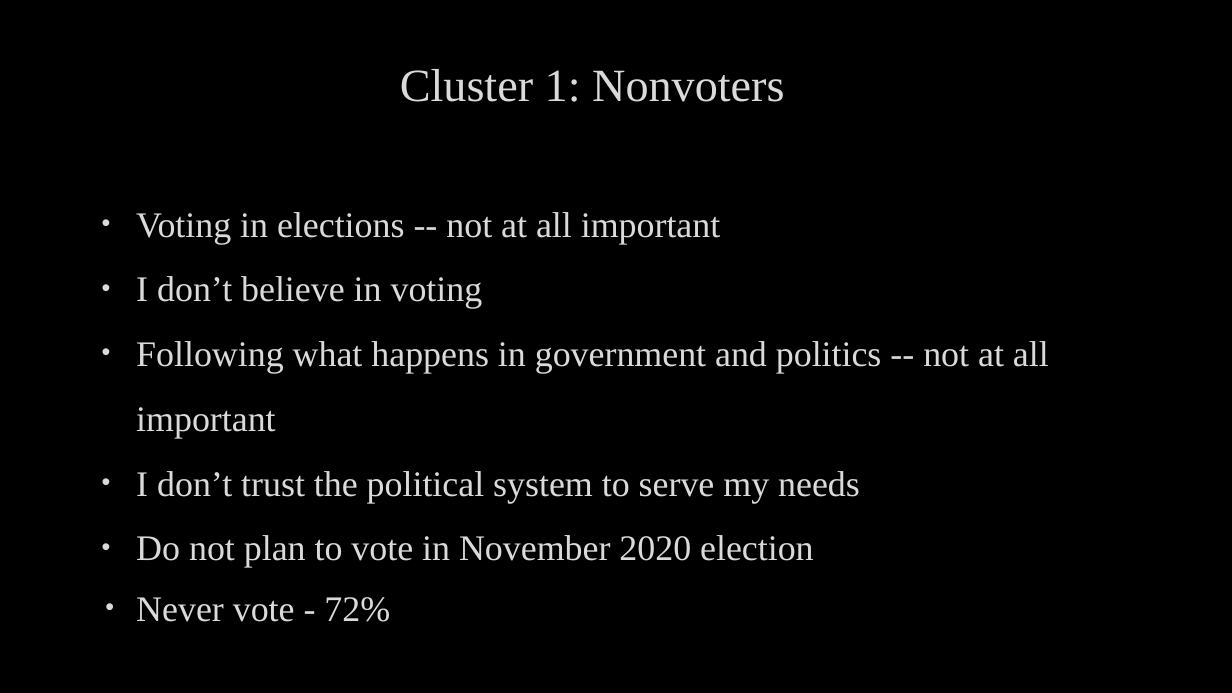
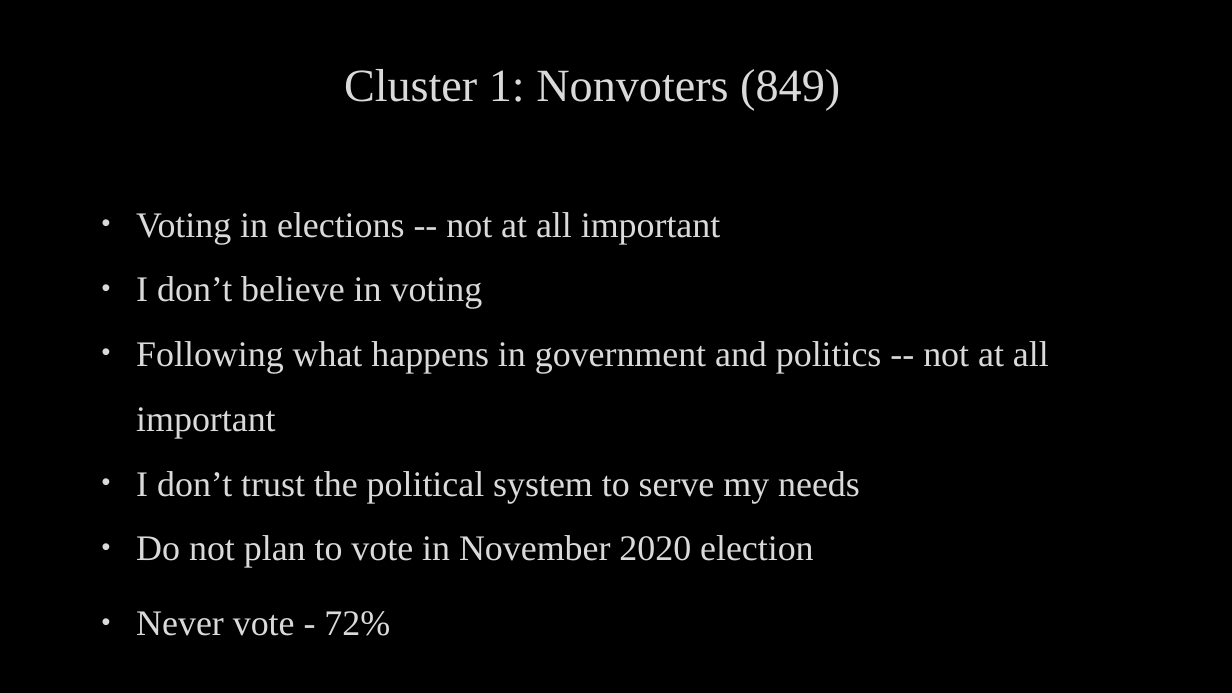
Before and after one commit to drewb8419/nonvoters, a slide deck: slide 14 of Final_Report/Capstone_nonvoters_presentation.pptx (slide 10 before the commit). Drawn at 1232x693 pixels with LibreOffice and Linux fonts; fonts in the diff are those of the drawing; background and template pictures are left out. Boxes give left, top, right and bottom in pixels: in the first picture for what was removed or moved away, otherwise in the second. Text is boxed around its words. In the diff, an @@ line names an element or a change of style, - is before the commit and + after.

```diff
--- a/Final_Report/Capstone_nonvoters_presentation.pptx
+++ b/Final_Report/Capstone_nonvoters_presentation.pptx
@@ title at (344,69,840,110): text changed @@
-Cluster 1: Nonvoters
+Cluster 1: Nonvoters (849)
@@ text at (136,611,390,636): indent changed; line spacing 1 to 1.5; less space between paragraphs @@
```
Also in this commit, not shown: 8 other slides changed, 9 slides added, 2 slides removed.
